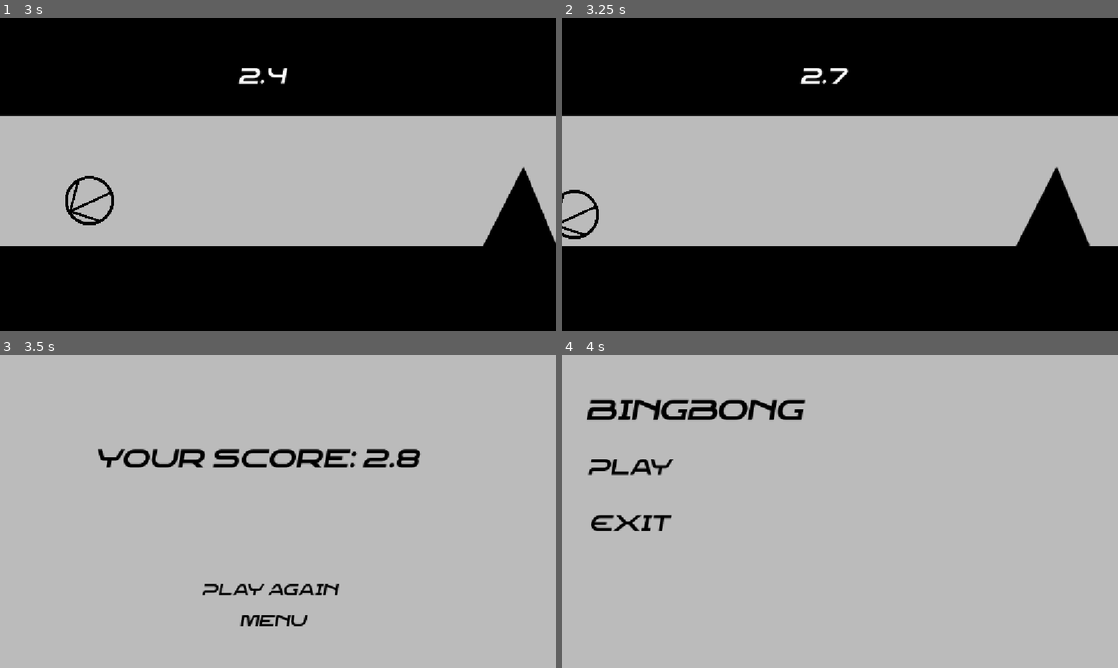
Above: before the commit, frames 1-4 (two rows, left to right).
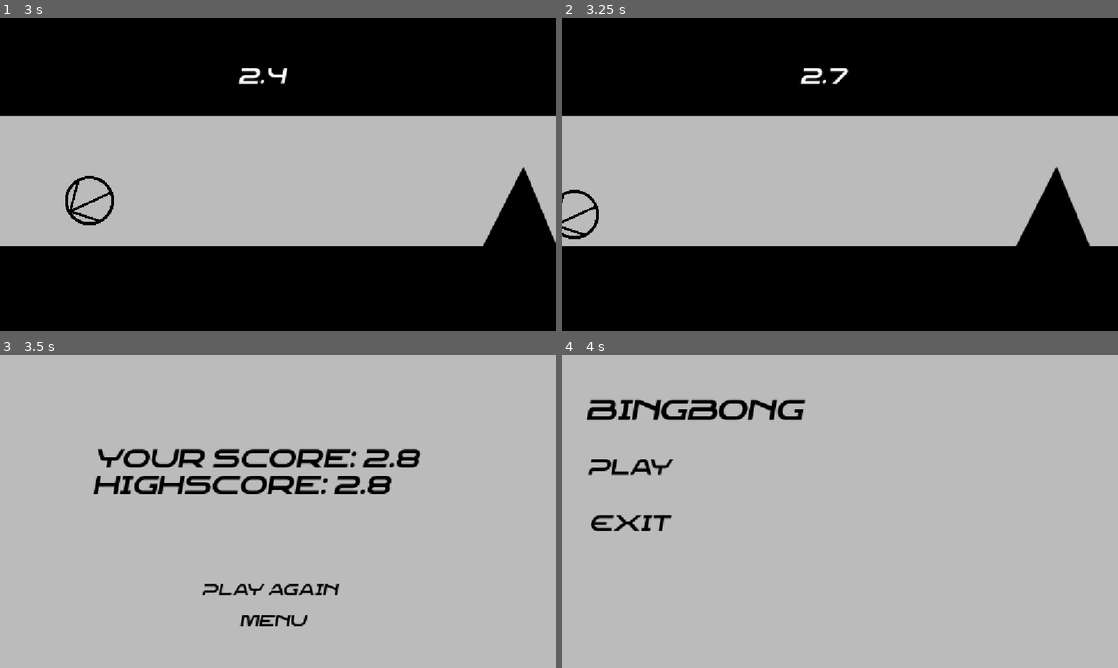
Above: after the commit, the same moments.

Repository: Martycat111/Bingbong
Game: Godot game, scene res://Scenes/menu.tscn
The game is run twice, just before and just after one commit, with the same random seed, the same clock (stepped at 60 frames per second) and the same inputs.
Inputs:
- Up to frame 1 (3 s): click "Play" at 0.5 s; hold Left (rotate clockwise) 1.28-2.03 s; tap Right (rotate counterclockwise) at 2.1 s; hold Space (shoot) from 2.78 s (still down)
- Up to frame 2 (3.25 s): keep holding Space (shoot)
- Up to frame 3 (3.5 s): keep holding Space (shoot)
- Up to frame 4 (4 s): release Space (shoot) at 3.5 s; click "Play Again" at 3.5 s

Frames 1-2 are identical in both runs. In frame 3, 1.7% of the frame differs, in the area x 16-71%, y 38-45%; in frame 4, nothing differs.

Commit message:
Final game

Diff:
--- a/Scenes/Score.tscn
+++ b/Scenes/Score.tscn
@@ -3,6 +3,7 @@
 [ext_resource type="Script" uid="uid://ctox5syehsbkm" path="res://Scenes/score_label.gd" id="1_5hcfu"]
 [ext_resource type="FontFile" uid="uid://d1bgsers3kqfp" path="res://Rostex-Oblique.otf" id="1_78k8p"]
 [ext_resource type="Script" uid="uid://c3ogvq86pc3fm" path="res://Scenes/playagain.gd" id="3_eixoy"]
+[ext_resource type="Script" uid="uid://30l5w1105oe3" path="res://Scenes/highscore.gd" id="3_v21rk"]
 [ext_resource type="Script" uid="uid://cnvejtg1pl1gw" path="res://Scenes/exit.gd" id="4_mr7j5"]
 
 [sub_resource type="InputEventKey" id="InputEventKey_mr7j5"]
@@ -14,16 +15,28 @@
 
 [node name="Score" type="Node2D" unique_id=800223282]
 
-[node name="Label" type="Label" parent="." unique_id=643541740]
+[node name="Score" type="Label" parent="." unique_id=643541740]
 offset_left = 194.0
 offset_top = 188.0
-offset_right = 343.0
+offset_right = 664.0
 offset_bottom = 488.0
 theme_override_colors/font_color = Color(0, 0, 0, 1)
 theme_override_fonts/font = ExtResource("1_78k8p")
 theme_override_font_sizes/font_size = 55
-text = "score"
+text = "score
+"
 script = ExtResource("1_5hcfu")
+
+[node name="Highscore" type="Label" parent="." unique_id=750182431]
+offset_left = 192.0
+offset_top = 243.0
+offset_right = 662.0
+offset_bottom = 543.0
+theme_override_colors/font_color = Color(0, 0, 0, 1)
+theme_override_fonts/font = ExtResource("1_78k8p")
+theme_override_font_sizes/font_size = 55
+text = "highscore"
+script = ExtResource("3_v21rk")
 
 [node name="Button" type="Button" parent="." unique_id=1711236095]
 offset_left = 414.0
--- /dev/null
+++ b/Scenes/highscore.gd
@@ -0,0 +1,15 @@
+extends Label
+
+func round_to_dec(num, digit):
+	return round(num * pow(10.0, digit)) / pow(10.0, digit)
+
+# Called when the node enters the scene tree for the first time.
+func _ready() -> void:
+	if Globals.score > Globals.highscore:
+		Globals.highscore = Globals.score
+	set_text("highscore: " + str(round_to_dec(Globals.highscore, 1)))
+
+
+# Called every frame. 'delta' is the elapsed time since the previous frame.
+func _process(delta: float) -> void:
+	pass
--- a/Scenes/score_label.gd
+++ b/Scenes/score_label.gd
@@ -5,7 +5,10 @@
 
 # Called when the node enters the scene tree for the first time.
 func _ready() -> void:
+	if Globals.score > Globals.highscore:
+		Globals.highscore = Globals.score
 	set_text("your score: " + str(round_to_dec(Globals.score, 1)))
+
 
 # Called every frame. 'delta' is the elapsed time since the previous frame.
 func _process(delta: float) -> void:
--- a/globals.gd
+++ b/globals.gd
@@ -5,3 +5,5 @@
 var score = 0
 
 var reversed = false
+
+var highscore = 0
Not shown, added: Scenes/highscore.gd.uid
Not shown, added: export_presets.cfg
Not shown, added: web.zip
